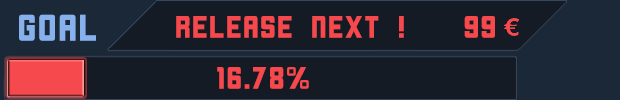
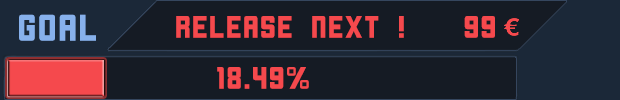
Layered file, before and after one edit (620×100). Changes by layer:
renamed "16.78%" to "18.49%", painted on it over <box>227,67,284,89</box>
painted on "Red Bar copy 2" over <box>83,60,104,96</box>
